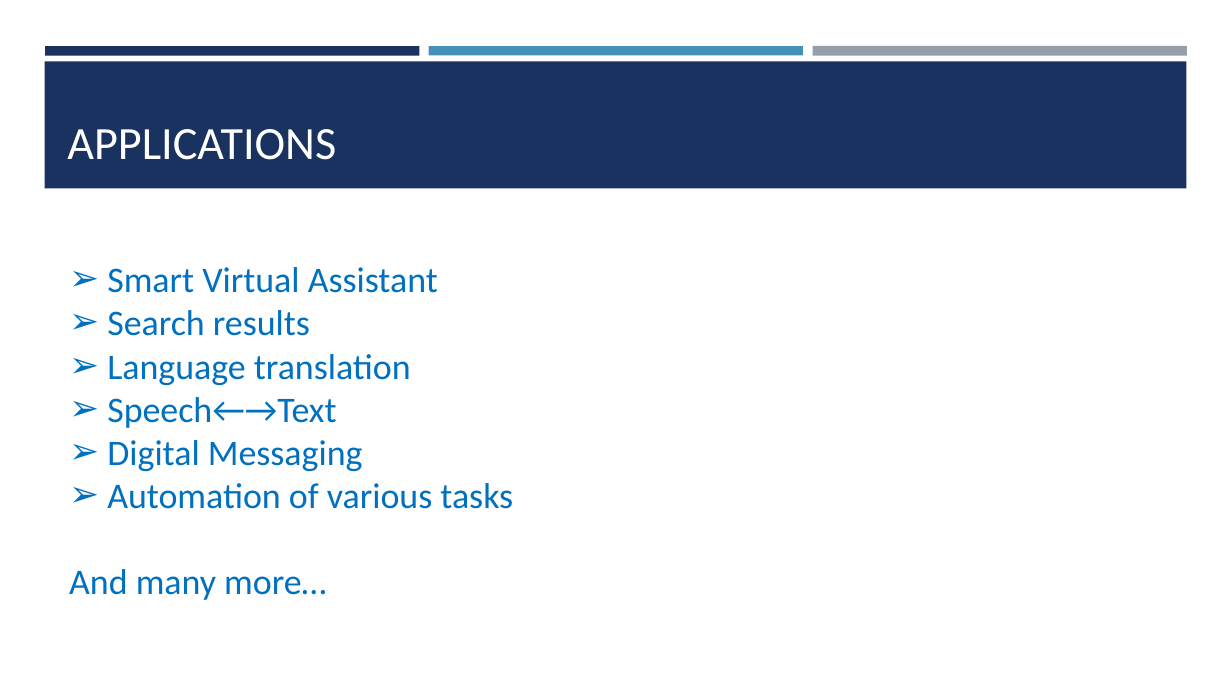
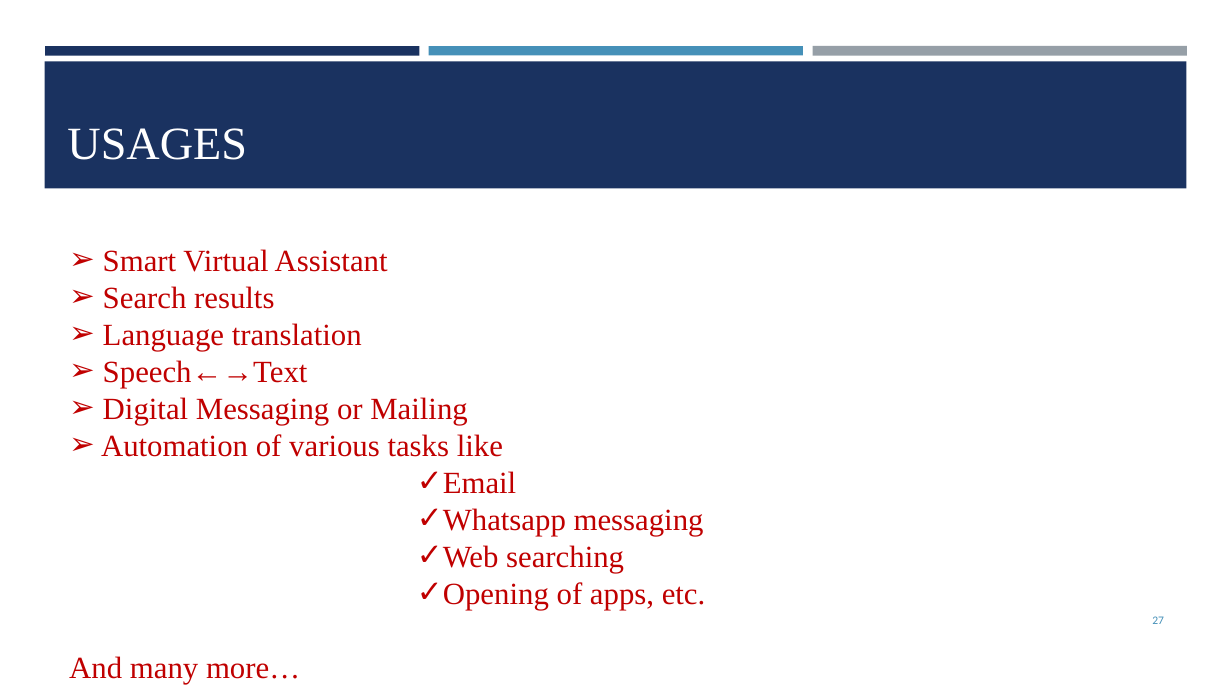
Before and after one commit to GopalSharma16/zonal_project, a slide deck: slide 27 of BROTHER.pptx (slide 21 before the commit). Drawn at 1232x693 pixels with LibreOffice and Linux fonts; fonts in the diff are those of the drawing. Boxes give left, top, right and bottom in pixels: in the first picture for what was removed or moved away, otherwise in the second. Text is boxed around its words. In the diff, an @@ line names an element or a change of style, - is before the commit and + after.

```diff
--- a/BROTHER.pptx
+++ b/BROTHER.pptx
@@ title at [67, 128, 247, 160]: text changed; font Calibri to Times New Roman @@
-APPLICATIONS
+USAGES
@@ text "Smart Virtual Assistant": place and size @@
-text "Smart Virtual Assistant" at [69, 267, 513, 600]
+text "Smart Virtual Assistant" at [69, 249, 706, 684]
@@ text at [69, 249, 388, 684]: size 28 to 24 pt, font Calibri to Times New Roman, text colour #0070C0 to #C00000 in "Smart Virtual Assistant", "Search results", "Language translation", "Speech←→Text" and 1 more places @@
@@ text at [101, 397, 706, 610]: text changed; size 28 to 24 pt; font Calibri to Times New Roman; text colour #0070C0 to #C00000 @@
-➢ Digital Messaging
-➢ Automation of various tasks
+➢ Digital Messaging or Mailing
+➢ Automation of various tasks like
+                ✓ Email
+                ✓ Whatsapp messaging
+                ✓ Web searching
+                ✓ Opening of apps, etc.
@@ page number added at [1152, 616, 1164, 624], 9 pt, text #4590B8 @@
+27
```
Also in this commit, not shown: 24 other slides changed, 7 slides added, 2 other files.
